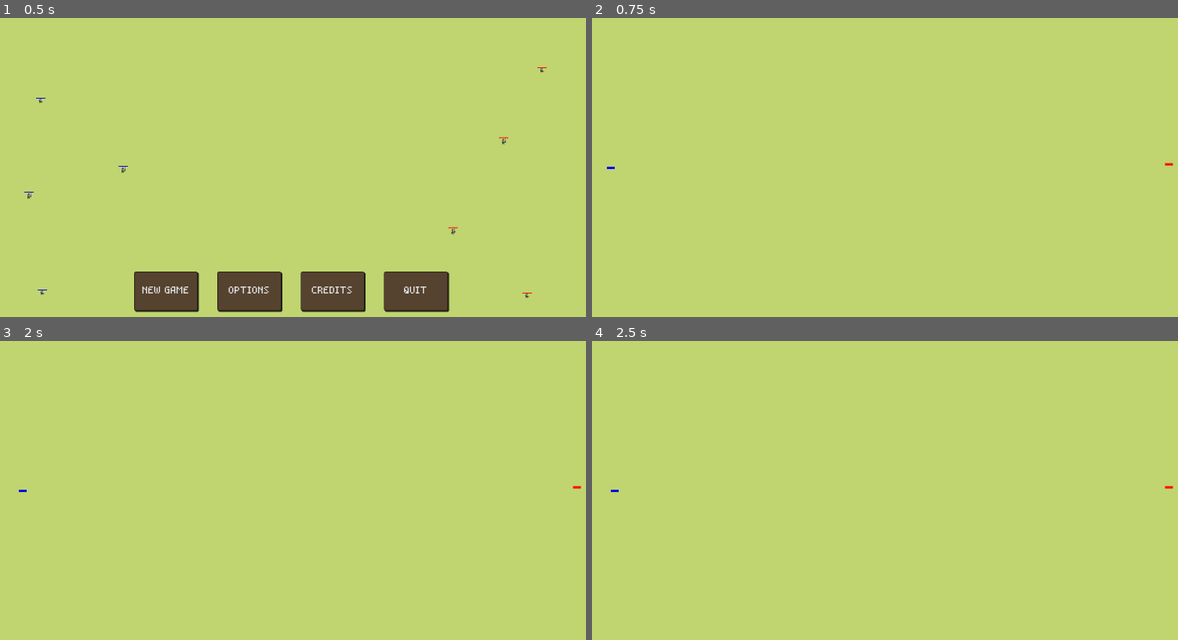
Above: before the commit, frames 1-4 (two rows, left to right).
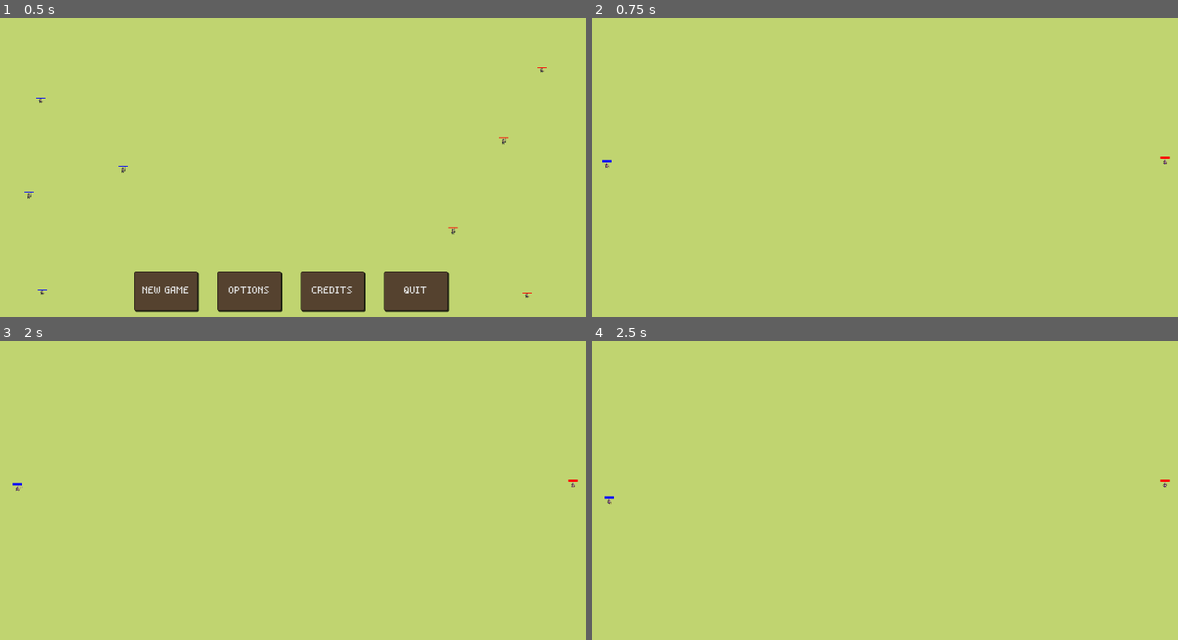
Above: after the commit, the same moments.

Repository: matulai/videojuego-rival-tactics
Game: Godot game, scene res://scenes/main_menu.tscn
Same seed, same stepped clock (60 frames per second), same inputs: the game is played once before the commit and once after it.
Inputs:
- Up to frame 1 (0.5 s): no input
- Up to frame 2 (0.75 s): click "NEW GAME" at 0.5 s
- Up to frame 3 (2 s): hold D (move_right_1) from 1.28 s (still down); tap Space (attack_1) at 1.35 s
- Up to frame 4 (2.5 s): tap Enter at 2 s; release D (move_right_1) at 2.03 s; hold S (move_down_1) from 2.03 s (still down); tap Keypad 1 (attack_2) at 2.1 s

Frame 1 is identical in both runs. In frame 2, less than 0.1% of the frame differs, in the area x 1-100%, y 46-51%; in frame 3, less than 0.1%, in the area x 2-100%, y 46-51%; in frame 4, less than 0.1%.

Commit message:
Se aplican cambios en la escena del juego

Diff:
--- a/boss_rival_tactics/scenes/Game.tscn
+++ b/boss_rival_tactics/scenes/Game.tscn
@@ -3,7 +3,7 @@
 [ext_resource type="Script" path="res://scripts/Main.gd" id="1_5op4d"]
 [ext_resource type="Script" path="res://scripts/Global.gd" id="1_hwmsa"]
 [ext_resource type="Texture2D" uid="uid://bx75jmdr54ljn" path="res://assets/tilesets/Grass.png" id="1_rkmp8"]
-[ext_resource type="PackedScene" uid="uid://6bv8d0kcugq6" path="res://characters/player/Player.tscn" id="4_4m2vr"]
+[ext_resource type="PackedScene" uid="uid://ck7rlj4y2tqee" path="res://characters/player/players/PlayerMage.tscn" id="4_q13tb"]
 [ext_resource type="Texture2D" uid="uid://bdud80ufe0f1y" path="res://assets/tilesets/overworld_tileset_grass.png" id="4_twpd1"]
 [ext_resource type="PackedScene" uid="uid://bs2lywj3j76gw" path="res://characters/archer/Archer.tscn" id="5_7eoaf"]
 [ext_resource type="Texture2D" uid="uid://dkne2x8q5jypc" path="res://assets/tilesets/BaseSet.png" id="5_h5syy"]
@@ -1588,8 +1588,8 @@
 script = ExtResource("1_5op4d")
 unit_scenes_left = Array[PackedScene]([ExtResource("9_wpucm"), ExtResource("5_7eoaf")])
 unit_scenes_right = Array[PackedScene]([ExtResource("5_7eoaf"), ExtResource("9_wpucm")])
-player_one_scene = ExtResource("4_4m2vr")
-player_two_scene = ExtResource("4_4m2vr")
+player_one_scene = ExtResource("4_q13tb")
+player_two_scene = ExtResource("4_q13tb")
 should_spawn_players = true
 
 [node name="AutoLoad" type="Node" parent="."]
Not shown: 2 places in boss_rival_tactics/scenes/Game.tscn that only renumber resources
